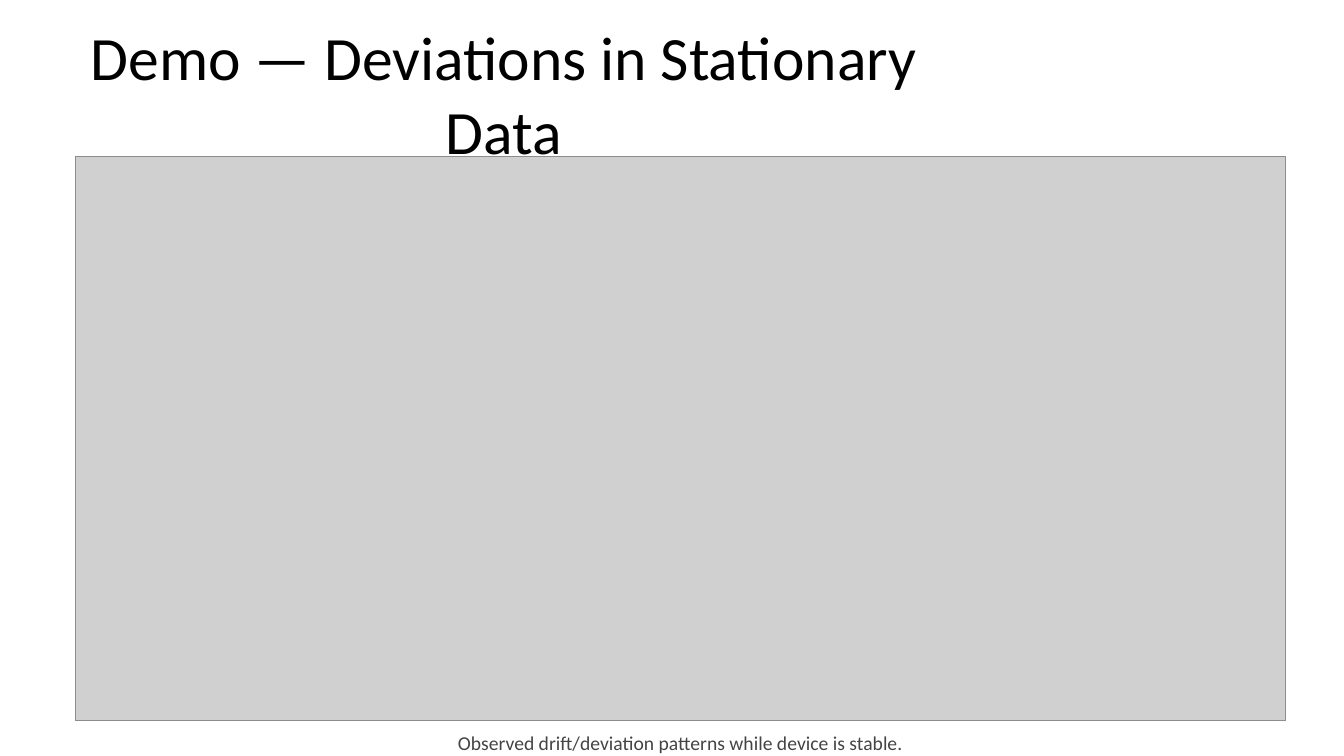
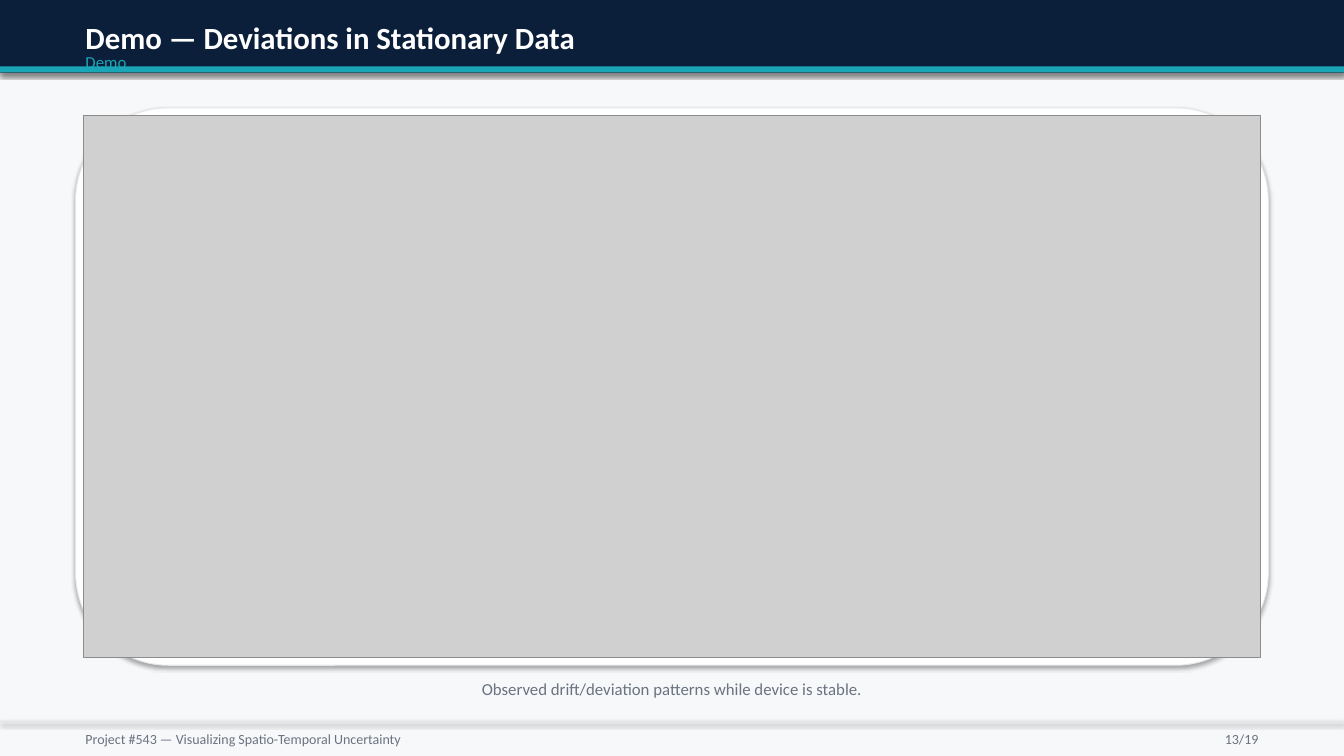
Before and after one commit to mufasa-349/GRAD-Project-Proposal-Presentation, a slide deck: slide 13 of out/Project_543_Uncertainty_Visualization.pptx. Drawn at 1344x756 pixels with LibreOffice and Linux fonts; fonts in the diff are those of the drawing; grey boxes stand for pictures. Boxes give left, top, right and bottom in pixels: in the first picture for what was removed or moved away, otherwise in the second. Text is boxed around its words. In the diff, an @@ line names an element or a change of style, - is before the commit and + after.

```diff
--- a/out/Project_543_Uncertainty_Visualization.pptx
+++ b/out/Project_543_Uncertainty_Visualization.pptx
@@ background #FFFFFF to #F7F8FA @@
@@ rectangle added at [0,0,1344,73], fill #0B1F3B @@
@@ text "Demo — Deviations in Stationary ...": place and size @@
-text "Demo — Deviations in Stationary ..." at [91,37,916,169]
+text "Demo — Deviations in Stationary ..." at [204,27,575,54]
@@ text "Demo — Deviations in Stationary ..." at [204,27,575,54]: size 44 to 22 pt, text colour #000000 to #FFFFFF, bold on; alignment centre to left; vertical alignment middle to top @@
@@ text added at [85,29,161,58], 12 pt, text #1AA6B7 @@
+Demo
@@ rectangle added at [0,67,1344,73], fill #1AA6B7 @@
@@ rounded rectangle added at [76,108,1268,665], fill #FFFFFF, outline #E5E7EB 0.75 pt @@
@@ picture: place and size @@
-picture at [76,156,1286,721]
+picture at [84,116,1260,657]
@@ text "Observed drift/deviation patterns while device ...": place and size @@
-text "Observed drift/deviation patterns while device ..." at [458,736,902,753]
+text "Observed drift/deviation patterns while device ..." at [482,683,861,698]
@@ text "Observed drift/deviation patterns while device ..." at [482,683,861,698]: size 14 to 12 pt, text colour #444444 to #6B7280 @@
@@ rectangle added at [0,721,1344,723], fill #E5E7EB @@
@@ text added at [85,734,401,747], 10 pt, text #6B7280 @@
+Project #543 — Visualizing Spatio-Temporal Uncertainty
@@ text added at [1225,734,1259,745], 10 pt, text #6B7280 @@
+13/19
```
Also in this commit, not shown: 17 other slides changed, 1 slide added, 1 slide removed, 1 other file.
